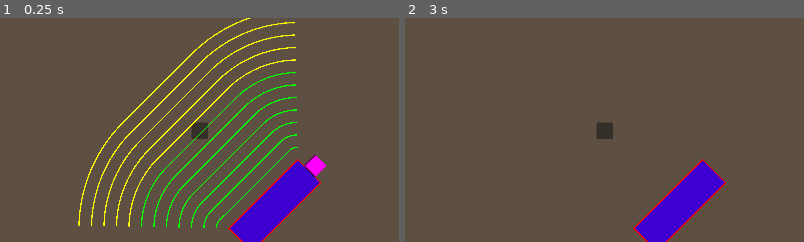
Above: before the commit, frames 1-2 (left to right).
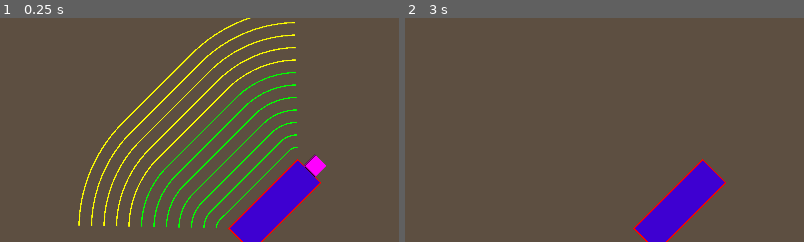
Above: after the commit, the same moments.

Repository: dcellucci/conqsim
Game: Godot game, scene res://game.tscn
Two runs of this game, one before a commit and one after it. Both use one fixed random seed, a clock stepped at 60 frames per second and the inputs below.
Inputs (mouse positions are % of the whole screen's width and height, from its top left):
- Up to frame 1 (0.25 s): no input
- Up to frame 2 (3 s): click (65, 60) at 0.5 s; click (65, 60) at 1.25 s; click (65, 60) at 2 s; click "Cancel" at 2.75 s
The pictures show only the part of the screen within x 26-76%, y 27-77%; the shares and areas given below are measured in that part.

The runs differ from the first frame. In frame 1, 0.3% of the frame differs, in the area x 48-53%, y 46-55%; in frame 2, 0.3%.

Commit message:
added stand snap to regiment frontage selection

Diff:
--- a/charge_hud.gd
+++ b/charge_hud.gd
@@ -9,6 +9,7 @@
 func _process(_delta: float) -> void:
 	$GhostRegiment.visible = UiStateMachine.ui_state_machine.is_charge_state()
 	$Line2D.visible = UiStateMachine.ui_state_machine.is_charge_measure_state()
+	$DistanceDisplayPanel.visible = UiStateMachine.ui_state_machine.is_charge_measure_state()
 	if not UiStateMachine.ui_state_machine.is_charge_state():
 		return
 
@@ -73,6 +74,12 @@
 		$Line2D.points = [line_points[0], line_points[-1]]
 	else:
 		$Line2D.visible = false
+		return
+	var distance = line_points[0].distance_to(line_points[-1])/GameSettings.PIXELS_PER_INCH
+	$DistanceDisplayPanel/DistanceDisplayLabel.text = str(snapped(distance,0.1))
+	$DistanceDisplayPanel.position = mouse_position-Vector2($DistanceDisplayPanel.size.x,0)
+
+
 
 func charge_measure_get_target_position(mouse_position: Vector2, front_segment) -> PackedVector2Array:
 	# Get current UI state to determine which charge measurement mode we're in
--- a/charge_ui.gd
+++ b/charge_ui.gd
@@ -33,16 +33,22 @@
 	if GameState.selected_regiment == null:
 		return
 	# Display different text based on the barrage mode we are currently in
-	if UiStateMachine.ui_state_machine.is_charge_measure_state():
-		$MeasureModeToggleButton.text = "Switch to Overlay Mode (Tab)"
+	if UiStateMachine.ui_state_machine.state != UiStateMachine.UIState.CHARGE_FRONTAGE:
+		$MeasureModeToggleButton.visible = true
+		if UiStateMachine.ui_state_machine.is_charge_measure_state():
+			$MeasureModeToggleButton.text = "Switch to Overlay Mode (Tab)"
+		else:
+			$MeasureModeToggleButton.text = "Switch to Measure Mode (Tab)"
 	else:
-		$MeasureModeToggleButton.text = "Switch to Measure Mode (Tab)"
+		$MeasureModeToggleButton.visible = false
 
 	# The Spinbox range value should match the selected regiment's barrage range
 	# The move box should only be visible if we are in charge state but we
 	# also aren't in a charge measure mode
-	$MoveSpinRow.visible = (UiStateMachine.ui_state_machine.is_charge_state()
-		and not UiStateMachine.ui_state_machine.is_charge_measure_state())
+	$MoveSpinRow.visible = (UiStateMachine.ui_state_machine.state in [
+		UiStateMachine.UIState.CHARGE_TARGET
+	  , UiStateMachine.UIState.CHARGE_REFORM_ROTATE
+	  ])
 	$MoveSpinRow/MoveSpinBox.value = GameState.selected_regiment.move
 
 	# The check button value for fluid formation should likewise match the
--- a/game.tscn
+++ b/game.tscn
@@ -100,11 +100,11 @@
 [node name="Line2D" type="Line2D" parent="BoardHUDManager/ChargeHUD"]
 points = PackedVector2Array(0, 0, 0, 0)
 
-[node name="Panel" type="Panel" parent="BoardHUDManager/ChargeHUD"]
+[node name="DistanceDisplayPanel" type="Panel" parent="BoardHUDManager/ChargeHUD"]
 offset_right = 40.0
 offset_bottom = 40.0
 
-[node name="DistanceDisplay" type="Label" parent="BoardHUDManager/ChargeHUD/Panel"]
+[node name="DistanceDisplayLabel" type="Label" parent="BoardHUDManager/ChargeHUD/DistanceDisplayPanel"]
 layout_mode = 0
 offset_right = 40.0
 offset_bottom = 23.0
--- a/game_state.gd
+++ b/game_state.gd
@@ -29,6 +29,8 @@
 var charge_selected_arc: Regiment.ARC
 var charge_targeted_regiment: Regiment
 var charge_target_initial_transform:Transform2D
+# Snap frontage to the nearest stand
+var charge_snap_frontage: bool
 
 class InterimGameState:
 	# Each interim game state is assigned a modification type purely for the
--- a/regiment.gd
+++ b/regiment.gd
@@ -26,8 +26,10 @@
 	$StandTray/StandSelectedBorder.visible = (GameState.selected_regiment == regiment)
 	$ChargeHUD.visible = (
 		GameState.selected_regiment == regiment and
-		UiStateMachine.ui_state_machine.is_charge_state() and
-		not UiStateMachine.ui_state_machine.is_charge_measure_state()
+		UiStateMachine.ui_state_machine.state in [
+			UiStateMachine.UIState.CHARGE_TARGET
+		  , UiStateMachine.UIState.CHARGE_REFORM_ROTATE
+		  ]
 		)
 	$RegimentUI.visible = (GameState.selected_regiment == regiment and
 		( UiStateMachine.ui_state_machine.is_charge_state() or
@@ -56,10 +58,14 @@
 	if GameState.selected_regiment != regiment:
 		return
 	if UiStateMachine.ui_state_machine.is_charge_measure_state():
+		# Reset the regiment position and rotation to the starting position
+		# When you start doing the measuring
+		# TODO: This will not work if you then need to reform.
 		if GameState.selected_regiment.position != GameState.regiment_starting_position:
 			GameState.selected_regiment.position = GameState.regiment_starting_position
 		if GameState.selected_regiment.rotation != GameState.regiment_starting_rotation:
 			GameState.selected_regiment.rotation = GameState.regiment_starting_rotation
+
 	match UiStateMachine.ui_state_machine.state:
 		UiStateMachine.UIState.CHARGE_REFORM_ROTATE:
 			process_reform()
@@ -147,7 +153,10 @@
 	var local_point = Geometry2D.get_closest_point_to_segment_uncapped(local_mouse_position, stand_segments[0], stand_segments[-1])
 	var offset = local_point.distance_to(stand_midpoint)
 	var angle = (local_point-stand_midpoint).angle_to(stand_segments[0]-stand_midpoint)
-	var displace_vector = Vector2(1.0,0.0).rotated(angle)*clamp(offset, -max_offset, max_offset)
+	var displace_vector_factor:float = clamp(offset, -max_offset, max_offset)
+	if GameState.charge_snap_frontage:
+		displace_vector_factor = snapped(displace_vector_factor, GameSettings.STAND_DIM_PX)
+	var displace_vector = Vector2(1.0,0.0).rotated(angle)*displace_vector_factor
 	if GameState.charge_selected_arc in [GameState.Regiment.ARC.LEFT, GameState.Regiment.ARC.REAR]:
 		displace_vector = -displace_vector
 	GameState.selected_regiment.position = GameState.charge_target_initial_transform*displace_vector
